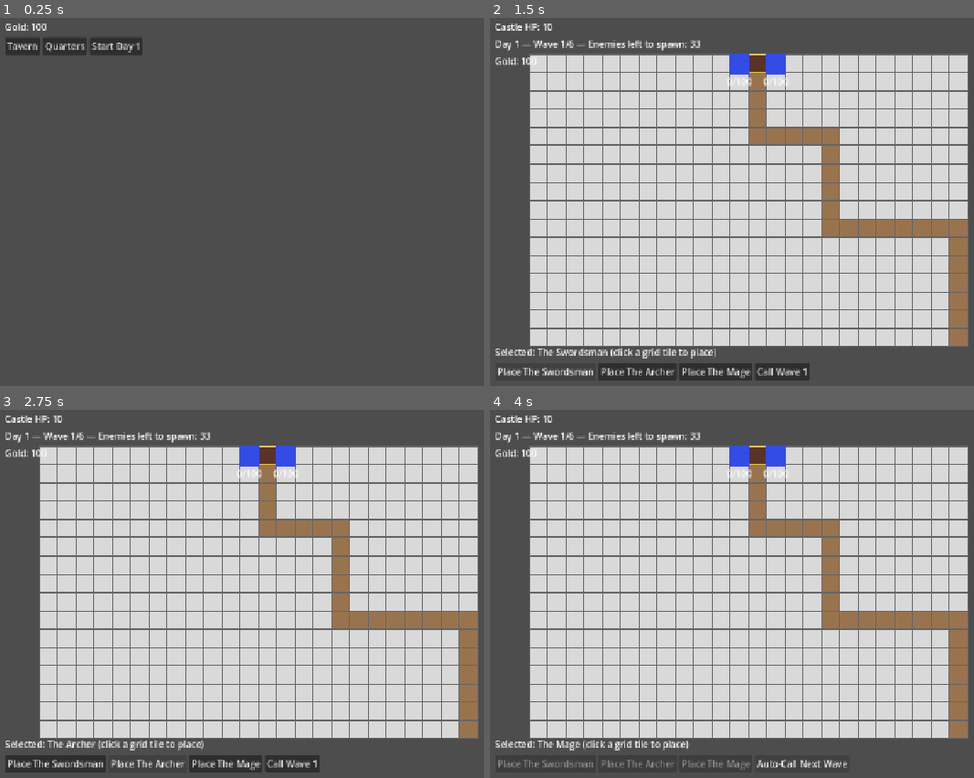
Above: before the commit, frames 1-4 (two rows, left to right).
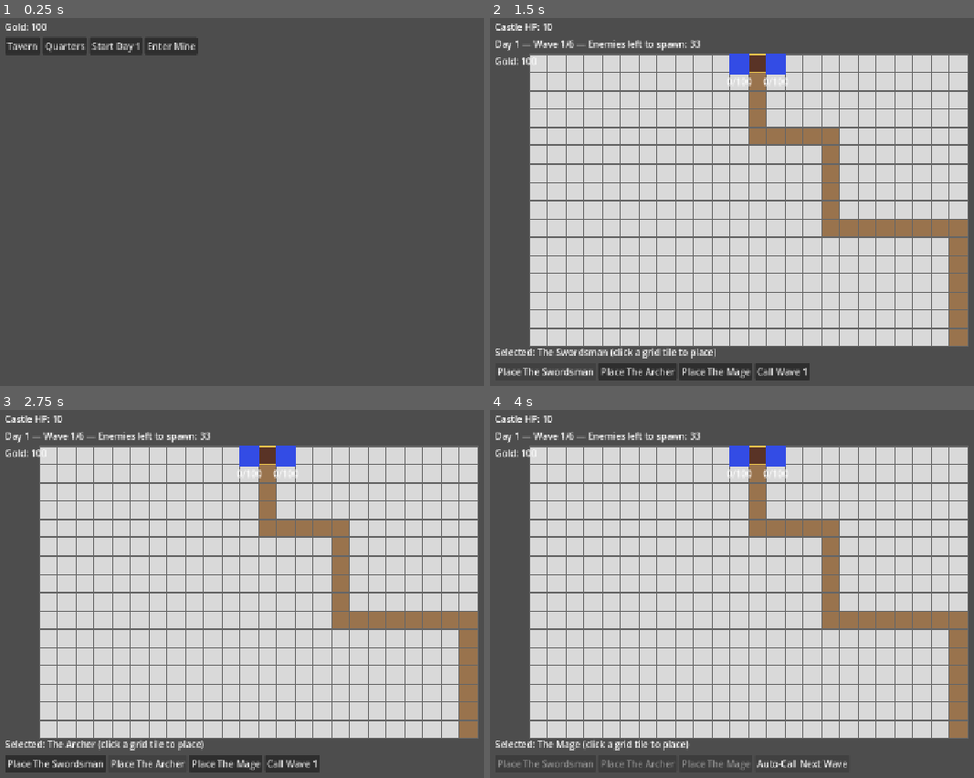
Above: after the commit, the same moments.

Repository: qzak/td-m3-game
Game: Godot game, scene res://scenes/castle/castle.tscn
Two runs of this game, one before a commit and one after it. Both use one fixed random seed, a clock stepped at 60 frames per second and the inputs below.
Inputs:
- Up to frame 1 (0.25 s): no input
- Up to frame 2 (1.5 s): click "Start Day 1" at 0.5 s; click "Place The Swordsman" at 1.25 s
- Up to frame 3 (2.75 s): click "Place The Archer" at 2 s
- Up to frame 4 (4 s): click "Place The Mage" at 2.75 s; click "Call Wave 1" at 3.5 s

The runs differ from the first frame. In frame 1, 0.5% of the frame differs, in the area x 30-41%, y 5-11%; in frame 2, less than 0.1%; in frame 3, less than 0.1%; in frame 4, less than 0.1%.

Commit message:
add the base of the match-3 part of the game

Diff:
--- a/autoload/game_state.gd
+++ b/autoload/game_state.gd
@@ -31,6 +31,7 @@
 
 var unlocked_day_index: int = 0
 var mine_depth: int = 0
+var mine_board_state: Array = []
 
 func _ready() -> void:
 	EventBus.day_started.connect(func(_idx): tavern_reroll_count = 0)
--- a/autoload/save_manager.gd
+++ b/autoload/save_manager.gd
@@ -10,6 +10,8 @@
 	EventBus.building_upgraded.connect(func(_id, _lvl): save_game())
 	EventBus.day_won.connect(func(_idx): save_game())
 	EventBus.day_lost.connect(func(_idx): save_game())
+	EventBus.mine_match_resolved.connect(func(_id, _amount): save_game())
+	EventBus.mine_depth_changed.connect(func(_depth): save_game())
 
 func save_game() -> void:
 	var data := {
@@ -24,6 +26,7 @@
 		"smelter_queue": GameState.smelter_queue,
 		"unlocked_day_index": GameState.unlocked_day_index,
 		"mine_depth": GameState.mine_depth,
+		"mine_board_state": GameState.mine_board_state,
 	}
 	var file := FileAccess.open(SAVE_PATH, FileAccess.WRITE)
 	if file:
@@ -55,4 +58,5 @@
 	GameState.smelter_queue = parsed.get("smelter_queue", [])
 	GameState.unlocked_day_index = parsed.get("unlocked_day_index", 0)
 	GameState.mine_depth = parsed.get("mine_depth", 0)
+	GameState.mine_board_state = parsed.get("mine_board_state", [])
 	return true
--- /dev/null
+++ b/data/tiles/clay.tres
@@ -0,0 +1,9 @@
+[gd_resource type="Resource" script_class="MineTileData" load_steps=2 format=3]
+
+[ext_resource type="Script" path="res://data/tiles/mine_tile_data.gd" id="1"]
+
+[resource]
+script = ExtResource("1")
+id = "clay"
+display_name = "Clay"
+is_garbage = true
--- /dev/null
+++ b/data/tiles/copper.tres
@@ -0,0 +1,11 @@
+[gd_resource type="Resource" script_class="MineTileData" load_steps=2 format=3]
+
+[ext_resource type="Script" path="res://data/tiles/mine_tile_data.gd" id="1"]
+
+[resource]
+script = ExtResource("1")
+id = "copper"
+display_name = "Copper"
+depth_required = 0
+reward_material_id = "copper"
+reward_amount = 1
--- /dev/null
+++ b/data/tiles/dirt.tres
@@ -0,0 +1,9 @@
+[gd_resource type="Resource" script_class="MineTileData" load_steps=2 format=3]
+
+[ext_resource type="Script" path="res://data/tiles/mine_tile_data.gd" id="1"]
+
+[resource]
+script = ExtResource("1")
+id = "dirt"
+display_name = "Dirt"
+is_garbage = true
--- /dev/null
+++ b/data/tiles/gold.tres
@@ -0,0 +1,11 @@
+[gd_resource type="Resource" script_class="MineTileData" load_steps=2 format=3]
+
+[ext_resource type="Script" path="res://data/tiles/mine_tile_data.gd" id="1"]
+
+[resource]
+script = ExtResource("1")
+id = "gold"
+display_name = "Gold"
+depth_required = 15
+reward_material_id = "gold"
+reward_amount = 1
--- /dev/null
+++ b/data/tiles/iron.tres
@@ -0,0 +1,11 @@
+[gd_resource type="Resource" script_class="MineTileData" load_steps=2 format=3]
+
+[ext_resource type="Script" path="res://data/tiles/mine_tile_data.gd" id="1"]
+
+[resource]
+script = ExtResource("1")
+id = "iron"
+display_name = "Iron"
+depth_required = 5
+reward_material_id = "iron"
+reward_amount = 1
--- /dev/null
+++ b/data/tiles/mine_tile_data.gd
@@ -0,0 +1,9 @@
+extends Resource
+class_name MineTileData
+
+@export var id: String = "dirt"
+@export var display_name: String = "Dirt"
+@export var is_garbage: bool = true
+@export var depth_required: int = 0
+@export var reward_material_id: String = ""
+@export var reward_amount: int = 0
--- /dev/null
+++ b/data/tiles/stone.tres
@@ -0,0 +1,9 @@
+[gd_resource type="Resource" script_class="MineTileData" load_steps=2 format=3]
+
+[ext_resource type="Script" path="res://data/tiles/mine_tile_data.gd" id="1"]
+
+[resource]
+script = ExtResource("1")
+id = "stone"
+display_name = "Stone"
+is_garbage = true
--- a/scenes/castle/castle.tscn
+++ b/scenes/castle/castle.tscn
@@ -29,6 +29,9 @@
 [node name="StartDayButton" type="Button" parent="UI/HUD/Controls"]
 text = "Start Day 1"
 
+[node name="MineButton" type="Button" parent="UI/HUD/Controls"]
+text = "Enter Mine"
+
 [node name="TavernPanel" parent="UI/HUD" instance=ExtResource("2")]
 position = Vector2(0, 90)
 
--- /dev/null
+++ b/scenes/match3/mine.tscn
@@ -0,0 +1,45 @@
+[gd_scene load_steps=2 format=3]
+
+[ext_resource type="Script" path="res://scripts/match3/mine_controller.gd" id="1"]
+
+[node name="Mine" type="Node2D"]
+script = ExtResource("1")
+
+[node name="UI" type="CanvasLayer" parent="."]
+
+[node name="TitleLabel" type="Label" parent="UI"]
+offset_left = 32.0
+offset_top = 24.0
+text = "THE MINE"
+theme_override_font_sizes/font_size = 28
+
+[node name="DepthLabel" type="Label" parent="UI"]
+offset_left = 32.0
+offset_top = 82.0
+text = "Mine depth: 0"
+theme_override_font_sizes/font_size = 20
+
+[node name="MaterialsLabel" type="Label" parent="UI"]
+offset_left = 32.0
+offset_top = 122.0
+text = "Materials:"
+
+[node name="StatusLabel" type="Label" parent="UI"]
+offset_left = 32.0
+offset_top = 190.0
+text = "Select a tile"
+
+[node name="DescendButton" type="Button" parent="UI"]
+offset_left = 32.0
+offset_top = 240.0
+offset_right = 190.0
+offset_bottom = 284.0
+text = "Descend"
+disabled = true
+
+[node name="BackButton" type="Button" parent="UI"]
+offset_left = 32.0
+offset_top = 650.0
+offset_right = 190.0
+offset_bottom = 694.0
+text = "Return to Castle"
--- a/scripts/castle/castle_controller.gd
+++ b/scripts/castle/castle_controller.gd
@@ -8,6 +8,7 @@
 @onready var tavern_button: Button = $UI/HUD/Controls/TavernButton
 @onready var quarters_button: Button = $UI/HUD/Controls/QuartersButton
 @onready var start_day_button: Button = $UI/HUD/Controls/StartDayButton
+@onready var mine_button: Button = $UI/HUD/Controls/MineButton
 
 func _ready() -> void:
 	SaveManager.load_game()
@@ -15,6 +16,7 @@
 	tavern_button.pressed.connect(func(): _show_panel(tavern_panel))
 	quarters_button.pressed.connect(func(): _show_panel(quarters_panel))
 	start_day_button.pressed.connect(_on_start_day_pressed)
+	mine_button.pressed.connect(func(): get_tree().change_scene_to_file("res://scenes/match3/mine.tscn"))
 	EventBus.currency_changed.connect(_on_currency_changed)
 
 	_show_panel(null)
--- /dev/null
+++ b/scripts/match3/board.gd
@@ -0,0 +1,166 @@
+extends Node
+class_name MineBoard
+
+const TILE_SCRIPT = preload("res://data/tiles/mine_tile_data.gd")
+const SOLVER_SCRIPT = preload("res://scripts/match3/match_solver.gd")
+const WIDTH := 10
+const HEIGHT := 10
+const DESCENT_ROWS := 5
+
+signal match_resolved(rewards: Dictionary)
+signal depth_advanced(new_depth: int)
+signal board_changed
+
+var depth: int = 0
+var tiles: Array = []
+var tile_definitions: Dictionary = {}
+var random := RandomNumberGenerator.new()
+var solver = SOLVER_SCRIPT.new()
+
+func _ready() -> void:
+	random.randomize()
+
+func configure(definitions: Array, starting_depth: int = 0) -> void:
+	tile_definitions.clear()
+	for definition in definitions:
+		tile_definitions[definition.id] = definition
+	depth = starting_depth
+
+func create_new_board() -> void:
+	tiles.clear()
+	for y in range(HEIGHT):
+		var row: Array = []
+		for x in range(WIDTH):
+			row.append(_new_random_tile(Vector2i(x, y)))
+		tiles.append(row)
+	while not solver.find_matches(tiles, WIDTH, HEIGHT).is_empty():
+		for y in range(HEIGHT):
+			for x in range(WIDTH):
+				tiles[y][x] = _new_random_tile(Vector2i(x, y))
+	board_changed.emit()
+
+func load_state(state: Array, saved_depth: int) -> bool:
+	if state.size() != HEIGHT:
+		return false
+	var loaded: Array = []
+	for y in range(HEIGHT):
+		if not state[y] is Array or state[y].size() != WIDTH:
+			return false
+		var row: Array = []
+		for id in state[y]:
+			if id == null:
+				row.append(null)
+			elif not tile_definitions.has(str(id)):
+				return false
+			else:
+				row.append(tile_definitions[str(id)].duplicate())
+		loaded.append(row)
+	tiles = loaded
+	depth = saved_depth
+	board_changed.emit()
+	return true
+
+func serialize() -> Array:
+	var state: Array = []
+	for row in tiles:
+		var serialized_row: Array = []
+		for tile in row:
+			serialized_row.append(tile.id if tile != null else null)
+		state.append(serialized_row)
+	return state
+
+func try_swap(first: Vector2i, second: Vector2i) -> bool:
+	if not _is_valid_cell(first) or not _is_valid_cell(second):
+		return false
+	if absi(first.x - second.x) + absi(first.y - second.y) != 1:
+		return false
+	var first_tile = tiles[first.y][first.x]
+	var second_tile = tiles[second.y][second.x]
+	if first_tile == null or second_tile == null:
+		return false
+	tiles[first.y][first.x] = second_tile
+	tiles[second.y][second.x] = first_tile
+	if solver.find_matches(tiles, WIDTH, HEIGHT).is_empty():
+		tiles[first.y][first.x] = first_tile
+		tiles[second.y][second.x] = second_tile
+		return false
+	_resolve_matches()
+	return true
+
+func try_move_to_empty(source: Vector2i, destination: Vector2i) -> bool:
+	if not _is_valid_cell(source) or not _is_valid_cell(destination):
+		return false
+	if source.y != destination.y or source.x == destination.x:
+		return false
+	var tile = tiles[source.y][source.x]
+	if tile == null or tiles[destination.y][destination.x] != null:
+		return false
+	tiles[destination.y][destination.x] = tile
+	tiles[source.y][source.x] = null
+	_apply_gravity()
+	if not solver.find_matches(tiles, WIDTH, HEIGHT).is_empty():
+		_resolve_matches()
+	else:
+		board_changed.emit()
+	return true
+
+func _resolve_matches() -> void:
+	var rewards: Dictionary = {}
+	while true:
+		var matches := solver.find_matches(tiles, WIDTH, HEIGHT)
+		if matches.is_empty():
+			break
+		for cell in matches:
+			var tile = tiles[cell.y][cell.x]
+			if tile != null and not tile.reward_material_id.is_empty():
+				rewards[tile.reward_material_id] = rewards.get(tile.reward_material_id, 0) + tile.reward_amount
+			tiles[cell.y][cell.x] = null
+		_apply_gravity()
+	match_resolved.emit(rewards)
+	board_changed.emit()
+
+func _apply_gravity() -> void:
+	for x in range(WIDTH):
+		var write_y := HEIGHT - 1
+		for y in range(HEIGHT - 1, -1, -1):
+			if tiles[y][x] != null:
+				tiles[write_y][x] = tiles[y][x]
+				if write_y != y:
+					tiles[y][x] = null
+				write_y -= 1
+
+func _top_rows_are_empty() -> bool:
+	for y in range(DESCENT_ROWS):
+		for x in range(WIDTH):
+			if tiles[y][x] != null:
+				return false
+	return true
+
+func can_descend() -> bool:
+	return _top_rows_are_empty()
+
+func descend() -> bool:
+	if not can_descend():
+		return false
+	for y in range(HEIGHT - DESCENT_ROWS):
+		for x in range(WIDTH):
+			tiles[y][x] = tiles[y + DESCENT_ROWS][x]
+	for y in range(HEIGHT - DESCENT_ROWS, HEIGHT):
+		for x in range(WIDTH):
+			tiles[y][x] = _new_random_tile(Vector2i(x, y))
+	depth += 1
+	depth_advanced.emit(depth)
+	board_changed.emit()
+	return true
+
+func _new_random_tile(_cell: Vector2i):
+	var candidates: Array = []
+	for definition in tile_definitions.values():
+		if definition.depth_required <= depth:
+			candidates.append(definition)
+	if candidates.is_empty():
+		return null
+	return candidates[random.randi_range(0, candidates.size() - 1)].duplicate()
+
+func _is_valid_cell(cell: Vector2i) -> bool:
+	return cell.x >= 0 and cell.x < WIDTH and cell.y >= 0 and cell.y < HEIGHT
--- /dev/null
+++ b/scripts/match3/match_solver.gd
@@ -0,0 +1,31 @@
+extends RefCounted
+class_name MineMatchSolver
+
+func find_matches(board: Array, width: int, height: int) -> Array[Vector2i]:
+	var matched: Dictionary = {}
+	for y in range(height):
+		var run_start := 0
+		for x in range(width + 1):
+			var same_as_previous: bool = x < width and board[y][x] != null and x > run_start and board[y][x - 1] != null and board[y][x].id == board[y][x - 1].id
+			if same_as_previous:
+				continue
+			if x - run_start >= 3 and board[y][run_start] != null:
+				for run_x in range(run_start, x):
+					matched[Vector2i(run_x, y)] = true
+			run_start = x
+
+	for x in range(width):
+		var run_start := 0
+		for y in range(height + 1):
+			var same_as_previous: bool = y < height and board[y][x] != null and y > run_start and board[y - 1][x] != null and board[y][x].id == board[y - 1][x].id
+			if same_as_previous:
+				continue
+			if y - run_start >= 3 and board[run_start][x] != null:
+				for run_y in range(run_start, y):
+					matched[Vector2i(x, run_y)] = true
+			run_start = y
+
+	var result: Array[Vector2i] = []
+	for cell: Vector2i in matched:
+		result.append(cell)
+	return result
--- /dev/null
+++ b/scripts/match3/mine_controller.gd
@@ -0,0 +1,113 @@
+extends Node2D
+class_name MineController
+
+const BOARD_SCRIPT = preload("res://scripts/match3/board.gd")
+const BOARD_WIDTH := 10
+const BOARD_HEIGHT := 10
+
+const BOARD_ORIGIN := Vector2(360, 54)
+const CELL_SIZE := 56.0
+const TILE_COLORS := {
+	"dirt": Color("8f684b"),
+	"stone": Color("65717a"),
+	"clay": Color("b86f5c"),
+	"copper": Color("c9794d"),
+	"iron": Color("aeb8bd"),
+	"gold": Color("e6c34f"),
+}
+
+@onready var depth_label: Label = $UI/DepthLabel
+@onready var materials_label: Label = $UI/MaterialsLabel
+@onready var status_label: Label = $UI/StatusLabel
+@onready var back_button: Button = $UI/BackButton
+@onready var descend_button: Button = $UI/DescendButton
+
+var board: Node
+var selected_cell := Vector2i(-1, -1)
+var definitions: Array = [
+	preload("res://data/tiles/dirt.tres"),
+	preload("res://data/tiles/stone.tres"),
+	preload("res://data/tiles/clay.tres"),
+	preload("res://data/tiles/copper.tres"),
+	preload("res://data/tiles/iron.tres"),
+	preload("res://data/tiles/gold.tres"),
+]
+
+func _ready() -> void:
+	board = BOARD_SCRIPT.new()
+	add_child(board)
+	board.configure(definitions, GameState.mine_depth)
+	if GameState.mine_board_state.is_empty() or not board.load_state(GameState.mine_board_state, GameState.mine_depth):
+		board.create_new_board()
+	board.match_resolved.connect(_on_match_resolved)
+	board.depth_advanced.connect(_on_depth_advanced)
+	board.board_changed.connect(_on_board_changed)
+	_on_board_changed()
+	back_button.pressed.connect(func(): get_tree().change_scene_to_file("res://scenes/castle/castle.tscn"))
+	descend_button.pressed.connect(_on_descend_pressed)
+	_update_hud()
+	queue_redraw()
+
+func _unhandled_input(event: InputEvent) -> void:
+	if event is InputEventMouseButton and event.pressed and event.button_index == MOUSE_BUTTON_LEFT:
+		var cell := Vector2i(floor((event.position - BOARD_ORIGIN) / CELL_SIZE))
+		if cell.x >= 0 and cell.x < BOARD_WIDTH and cell.y >= 0 and cell.y < BOARD_HEIGHT:
+			if selected_cell.x < 0:
+				selected_cell = cell
+				status_label.text = "Select a tile or empty space in this row"
+			else:
+				var moved: bool = board.try_move_to_empty(selected_cell, cell) if board.tiles[cell.y][cell.x] == null else board.try_swap(selected_cell, cell)
+				if moved:
+					status_label.text = "Match resolved"
+				else:
+					status_label.text = "That move makes no match"
+				selected_cell = Vector2i(-1, -1)
+				queue_redraw()
+
+func _on_match_resolved(rewards: Dictionary) -> void:
+	for material_id in rewards:
+		var amount: int = rewards[material_id]
+		GameState.add_material(material_id, amount)
+		EventBus.mine_match_resolved.emit(material_id, amount)
+	_update_hud()
+
+func _on_depth_advanced(new_depth: int) -> void:
+	GameState.mine_depth = new_depth
+	EventBus.mine_depth_changed.emit(new_depth)
+	status_label.text = "New layer opened"
+	_update_hud()
+
+func _on_board_changed() -> void:
+	GameState.mine_board_state = board.serialize()
+	SaveManager.save_game()
+	_update_hud()
+	queue_redraw()
+
+func _on_descend_pressed() -> void:
+	if board.descend():
+		status_label.text = "Descended to a new layer"
+	else:
+		status_label.text = "Clear the top five rows first"
+
+func _update_hud() -> void:
+	depth_label.text = "Mine depth: %d" % board.depth
+	var material_text := "Materials:"
+	for material_id in ["copper", "iron", "gold"]:
+		material_text += "  %s %d" % [material_id.capitalize(), GameState.materials.get(material_id, 0)]
+	materials_label.text = material_text
+	descend_button.disabled = not board.can_descend()
+
+func _draw() -> void:
+	draw_rect(Rect2(0, 0, 1280, 720), Color("182329"))
+	for y in range(BOARD_HEIGHT):
+		for x in range(BOARD_WIDTH):
+			var rect := Rect2(BOARD_ORIGIN + Vector2(x, y) * CELL_SIZE, Vector2(CELL_SIZE - 3, CELL_SIZE - 3))
+			var tile = board.tiles[y][x] if not board.tiles.is_empty() else null
+			var color: Color = TILE_COLORS.get(tile.id, Color("39484d")) if tile != null else Color("253239")
+			draw_rect(rect, color, true)
+			draw_rect(rect, Color("dce5e1", 0.35), false, 2.0)
+			if tile != null:
+				draw_string(ThemeDB.fallback_font, rect.position + Vector2(9, 32), tile.display_name, HORIZONTAL_ALIGNMENT_LEFT, -1, 14, Color.WHITE)
+	if selected_cell.x >= 0:
+		var selected_rect := Rect2(BOARD_ORIGIN + Vector2(selected_cell.x, selected_cell.y) * CELL_SIZE, Vector2(CELL_SIZE - 3, CELL_SIZE - 3))
+		draw_rect(selected_rect, Color.WHITE, false, 4.0)
Not shown, added: data/tiles/mine_tile_data.gd.uid
Not shown, added: scripts/match3/board.gd.uid
Not shown, added: scripts/match3/match_solver.gd.uid
Not shown, added: scripts/match3/mine_controller.gd.uid
Not shown, added: docs/systems/match3.md
